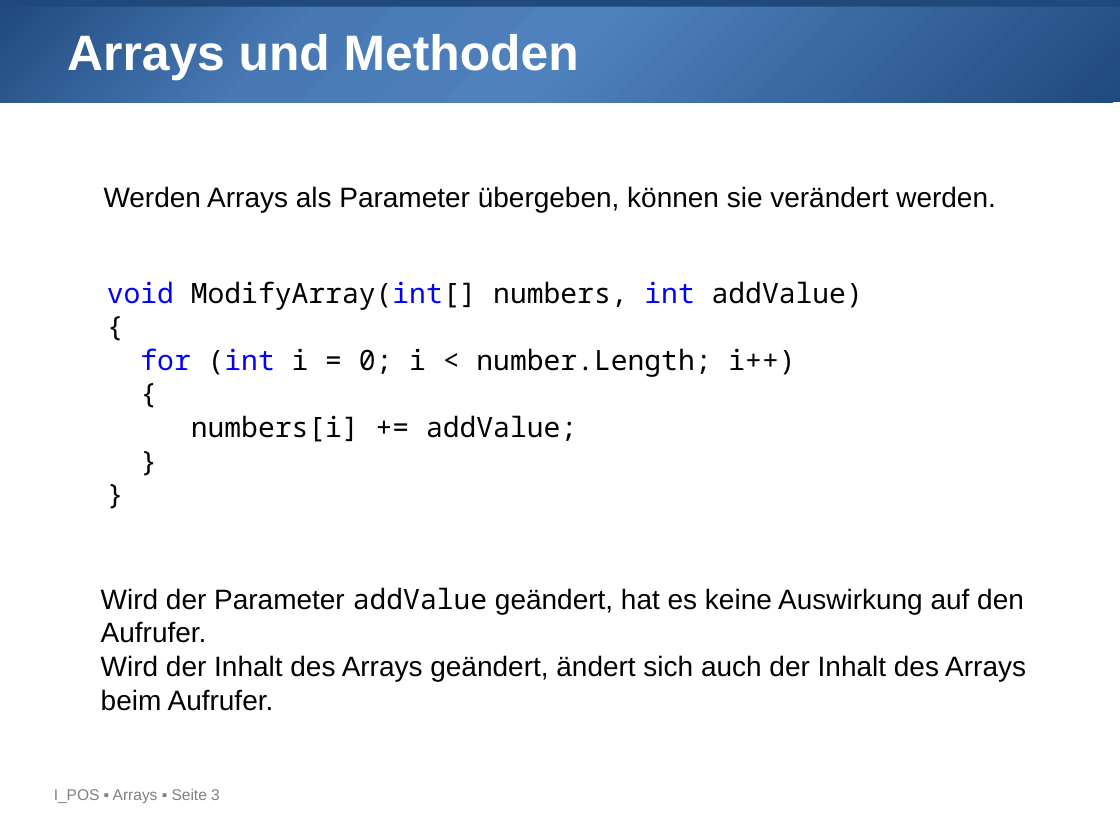
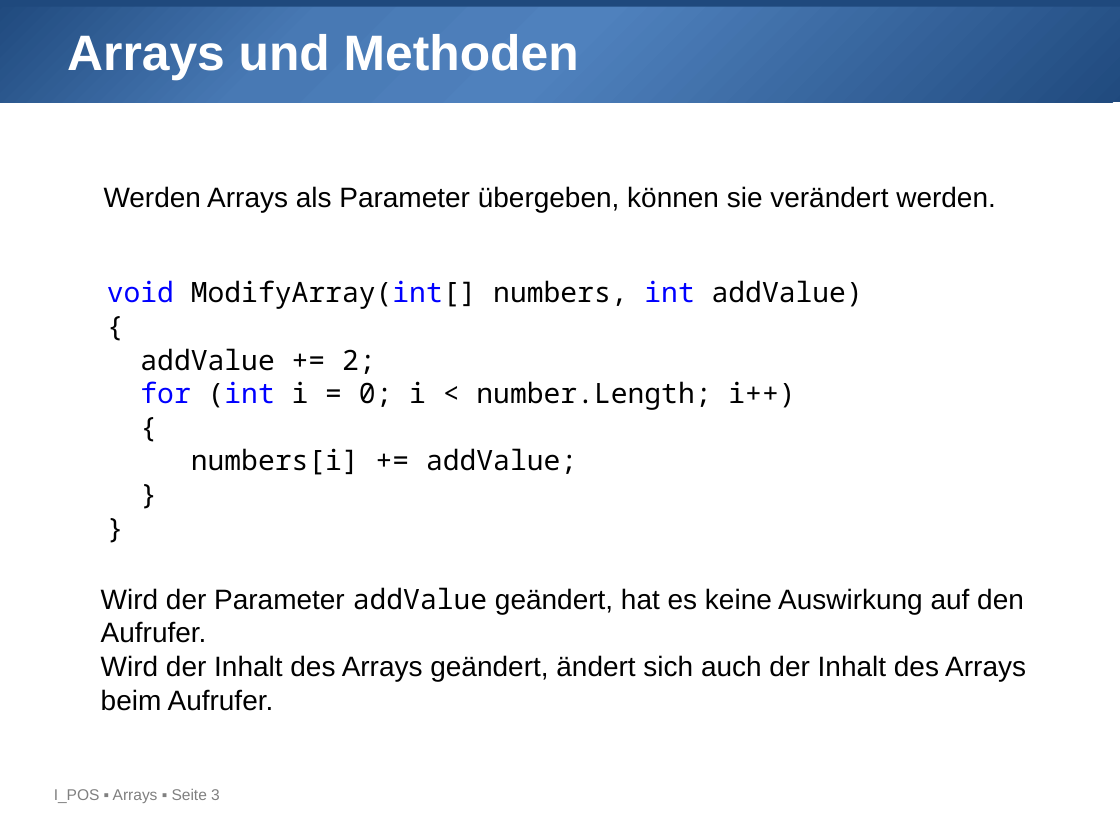
Before and after one commit to htl-leo-prog-1/examples-ha, a slide deck: slide 3 of 08_Arrays/08_ArraysParameter.pptx. Drawn at 1120x840 pixels with LibreOffice and Linux fonts; fonts in the diff are those of the drawing; background and template pictures are left out. Boxes give left, top, right and bottom in pixels: in the first picture for what was removed or moved away, otherwise in the second. Text is boxed around its words. In the diff, an @@ line names an element or a change of style, - is before the commit and + after.

Commit message:
Array and Parameter

```diff
--- a/08_Arrays/08_ArraysParameter.pptx
+++ b/08_Arrays/08_ArraysParameter.pptx
@@ text at [140,348,376,374]: paragraph added @@
+addValue += 2;
```
Also in this commit, not shown: 1 other file.
